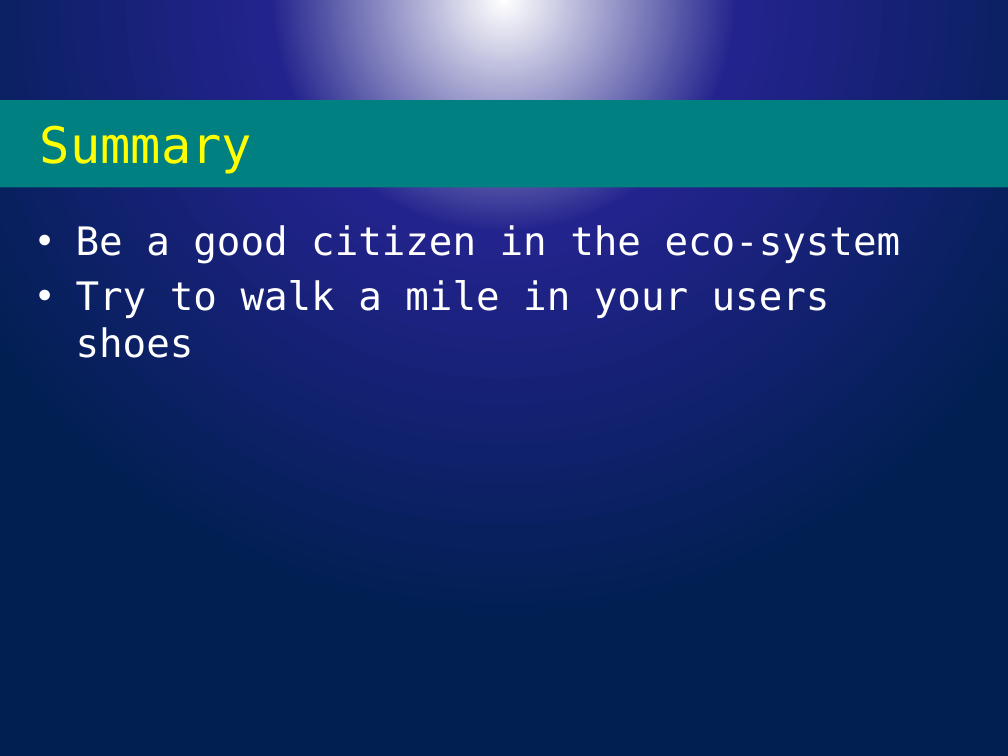
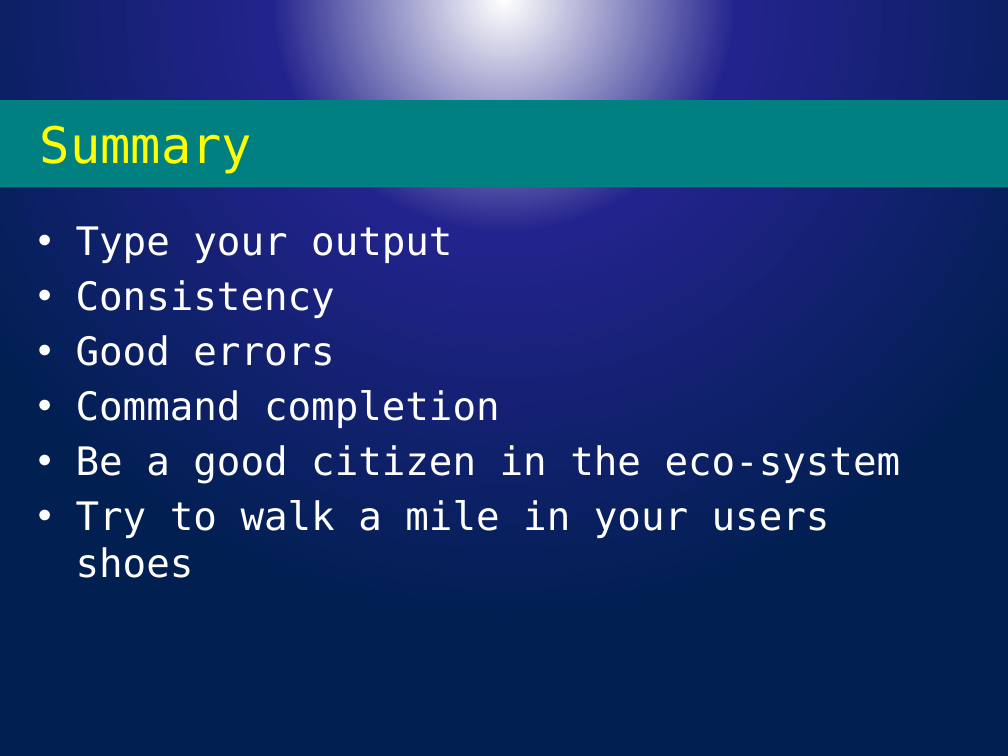
Before and after one commit to powercode/PSConfEU, a slide deck: slide 16 of PSCONFEU_Modules2017.pptx (slide 13 before the commit). Drawn at 1008x756 pixels with LibreOffice and Linux fonts; fonts in the diff are those of the drawing; background and template pictures are left out. Boxes give left, top, right and bottom in pixels: in the first picture for what was removed or moved away, otherwise in the second. Text is boxed around its words. In the diff, an @@ line names an element or a change of style, - is before the commit and + after.

```diff
--- a/PSCONFEU_Modules2017.pptx
+++ b/PSCONFEU_Modules2017.pptx
@@ text at [76, 226, 500, 428]: paragraphs added @@
+• Type your output
+• Consistency
+• Good errors
+• Command completion
```
Also in this commit, not shown: 2 other slides changed, 5 slides added, 2 slides removed, 2 other files.
